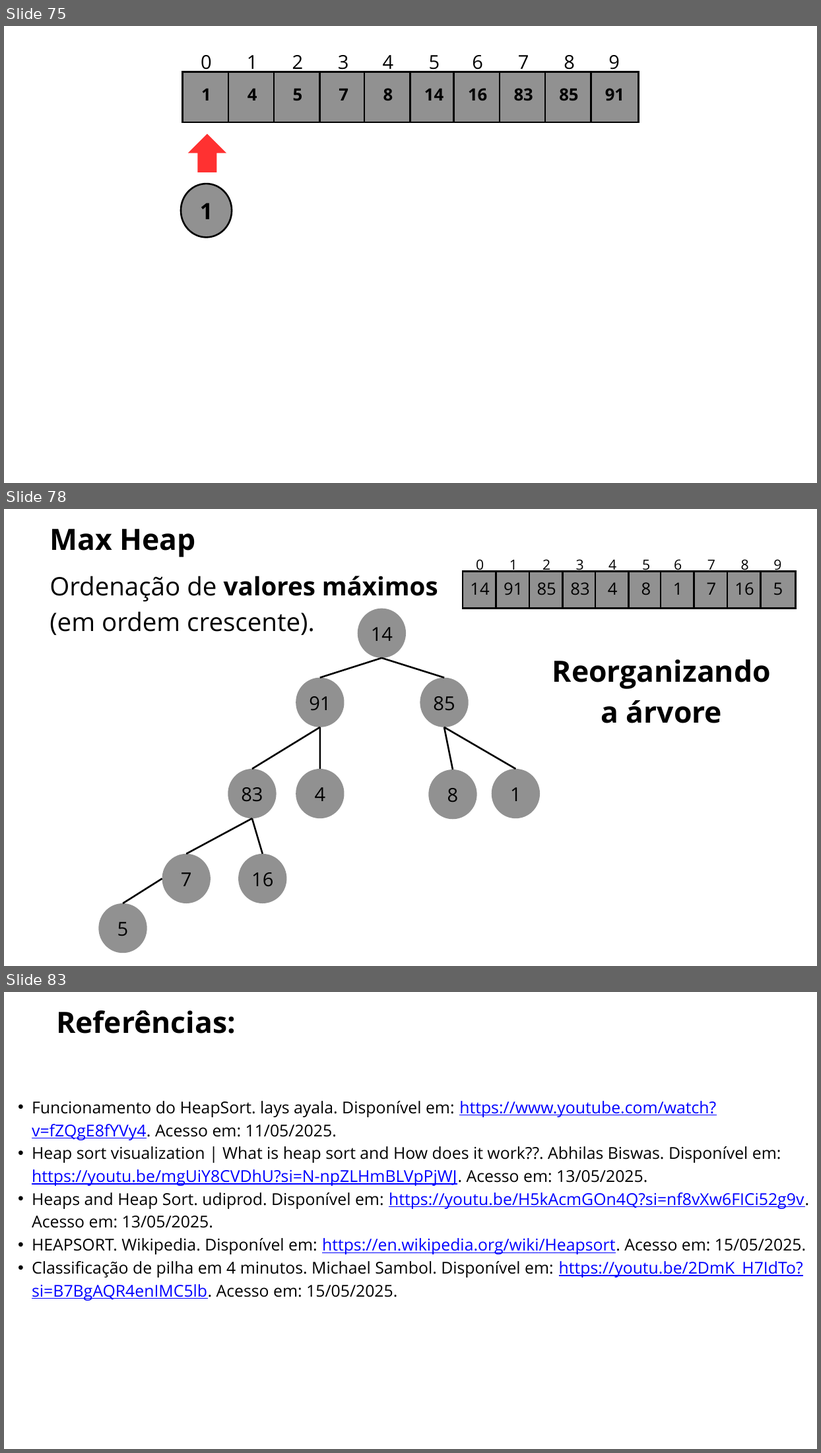
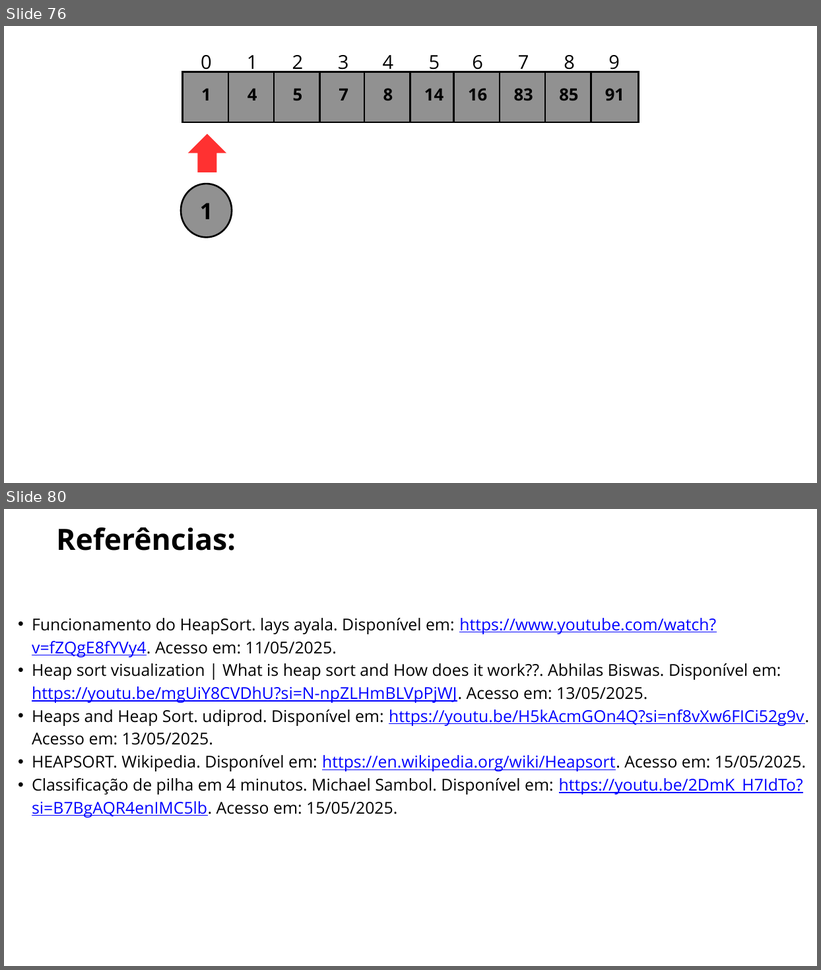
Before and after one commit to unibrasil-programacao-computadores/tp-heapsort, a slide deck: Heap_Sort.pptx. Shown one above the other, each under a label of ours: slides 75, 78 and 83 before the commit, slides 76 and 80 after it; the slides between them are not shown. The pictures are 821x1453 and 821x970 pixels, drawn with LibreOffice and Linux fonts; fonts in the diff are those of the drawing. Boxes give left, top, right and bottom in pixels: in the first picture for what was removed or moved away, otherwise in the second. Text is boxed around its words. In the diff, an @@ line names an element or a change of style, - is before the commit and + after.

```diff
--- a/Heap_Sort.pptx
+++ b/Heap_Sort.pptx
@@ slide 78 removed at (4,509,817,966), background #FFFFFF @@
@@ text removed at (50,529,195,557) @@
-Max Heap
@@ group removed at (463,557,795,609): 20 texts, 10 freeform shapes @@
-14
-91
-85
-83
-4
-8
-1
-7
-16
-5
-0
-1
-2
-3
-4
-5
-6
-7
-8
-9
@@ text removed at (50,576,438,635) @@
-Ordenação de valores máximos
-(em ordem crescente).
@@ freeform shape removed at (358,609,406,658) @@
@@ text removed at (371,627,393,641) @@
-14
@@ line removed from (320, 678) to (382, 658) @@
@@ line removed from (444, 678) to (382, 658) @@
@@ text removed at (552,659,771,723) @@
-Reorganizando
-a árvore
@@ freeform shape removed at (296,678,345,727) @@
@@ freeform shape removed at (420,678,468,727) @@
@@ text removed at (309,696,331,710) @@
-91
@@ text removed at (433,696,455,710) @@
-85
@@ line removed from (252, 769) to (320, 727) @@
@@ line removed from (320, 769) to (320, 727) @@
@@ line removed from (453, 770) to (444, 727) @@
@@ line removed from (516, 769) to (444, 727) @@
@@ freeform shape removed at (228,769,277,819) @@
@@ freeform shape removed at (296,769,345,819) @@
@@ freeform shape removed at (428,770,477,819) @@
@@ freeform shape removed at (492,769,540,819) @@
@@ text removed at (241,788,263,801) @@
-83
@@ text removed at (315,788,326,801) @@
-4
@@ text removed at (448,788,459,802) @@
-8
@@ text removed at (510,788,521,801) @@
-1
@@ line removed from (186, 854) to (252, 819) @@
@@ line removed from (263, 854) to (252, 819) @@
@@ freeform shape removed at (162,854,211,904) @@
@@ freeform shape removed at (238,854,286,904) @@
@@ line removed from (123, 904) to (162, 879) @@
@@ text removed at (181,873,192,887) @@
-7
@@ text removed at (252,873,273,887) @@
-16
@@ freeform shape removed at (99,904,147,953) @@
@@ text removed at (118,922,129,936) @@
-5
@@ what was slide 75 is now slide 76 @@
@@ what was slide 83 is now slide 80 @@
```
Also in this commit, not shown: 5 slides changed, 2 slides added, 4 other slides removed.
